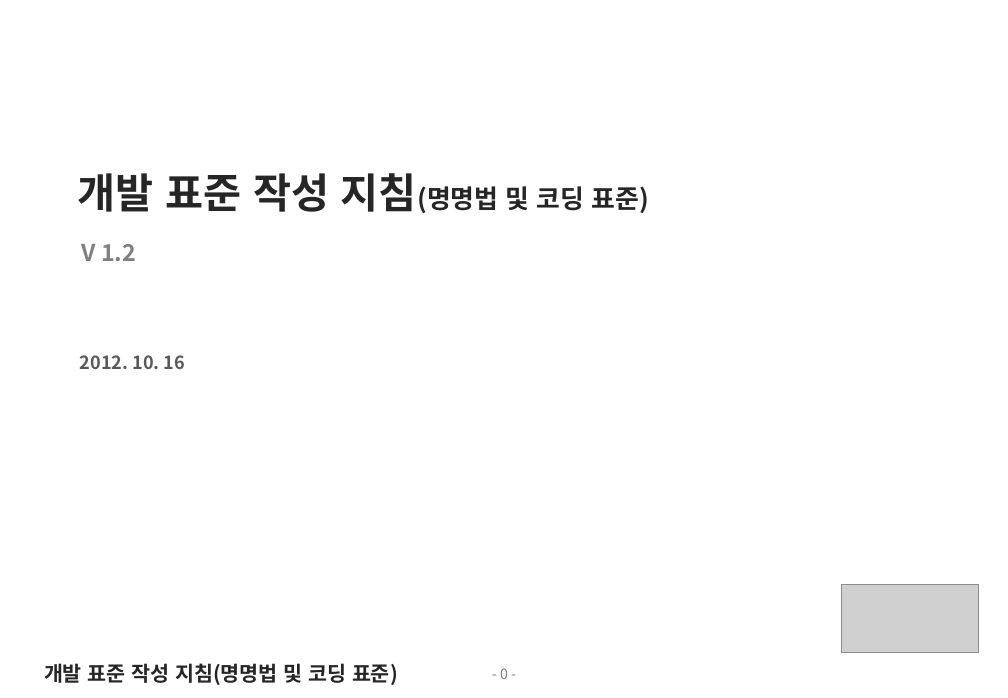
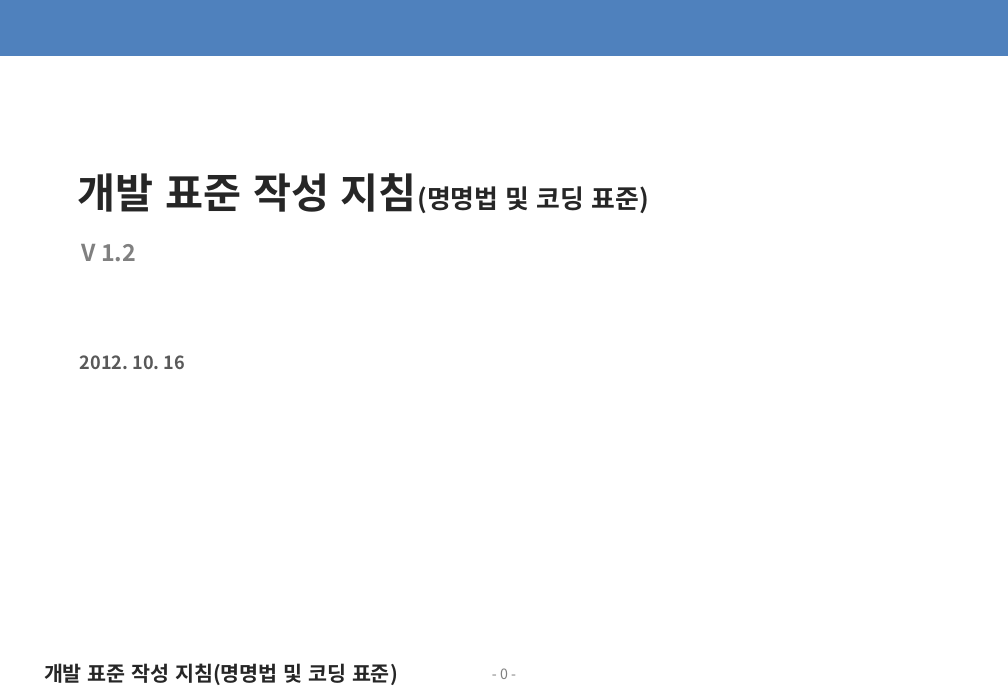
Before and after one commit to kwbaek/codelabor, a slide deck: slide 1 of documentation/0 architecture/develop/standards/개발 표준 작성 지침(명명법 및 코딩 표준) v1.2.pptx. Drawn at 1008x698 pixels with LibreOffice and Linux fonts; fonts in the diff are those of the drawing; grey boxes stand for pictures. Boxes give left, top, right and bottom in pixels: in the first picture for what was removed or moved away, otherwise in the second. Text is boxed around its words. In the diff, an @@ line names an element or a change of style, - is before the commit and + after.

```diff
--- a/documentation/0 architecture/develop/standards/개발 표준 작성 지침(명명법 및 코딩 표준) v1.2.pptx
+++ b/documentation/0 architecture/develop/standards/개발 표준 작성 지침(명명법 및 코딩 표준) v1.2.pptx
@@ rectangle added at box(0, 0, 1008, 56), fill #4F81BD @@
@@ picture removed at box(842, 585, 979, 652) @@
```
Also in this commit, not shown: 11 other slides changed.
